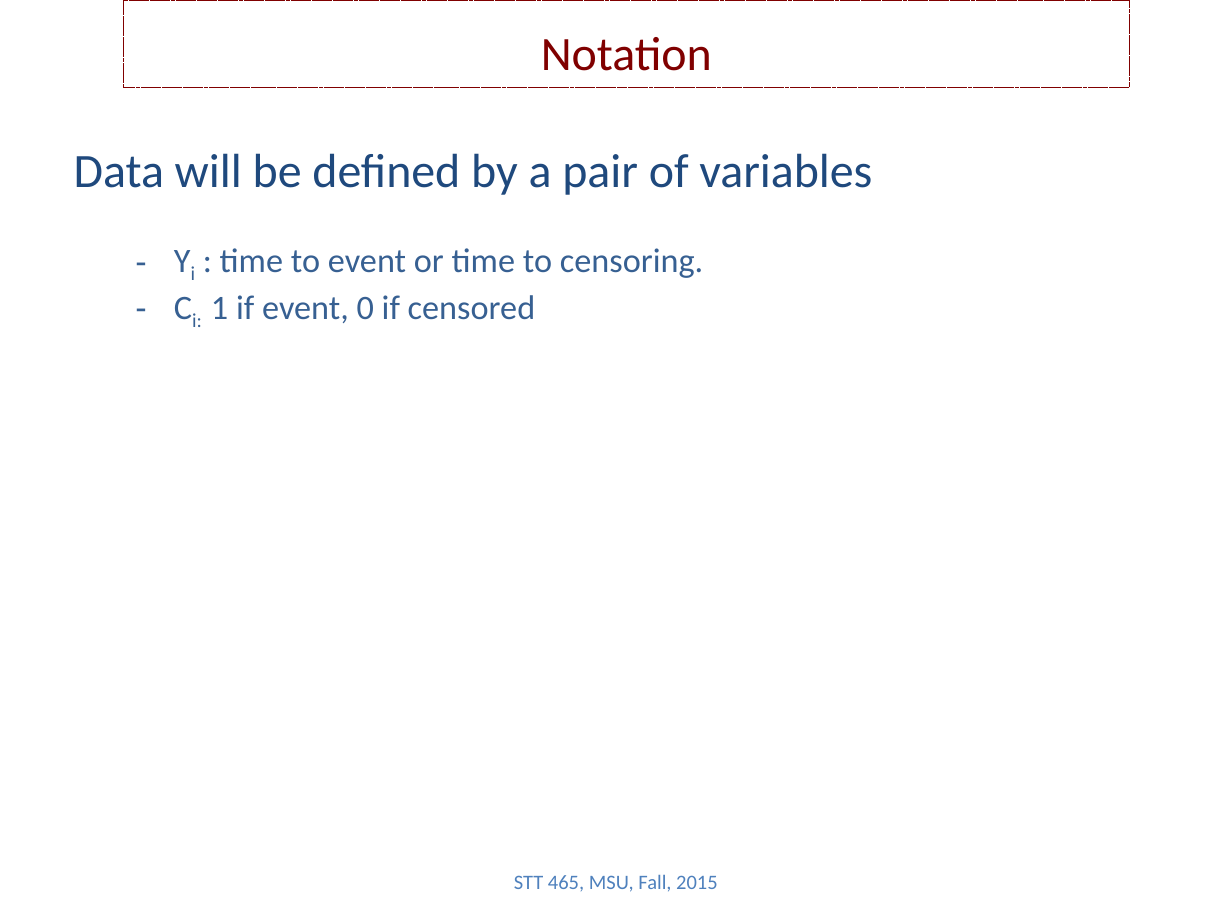
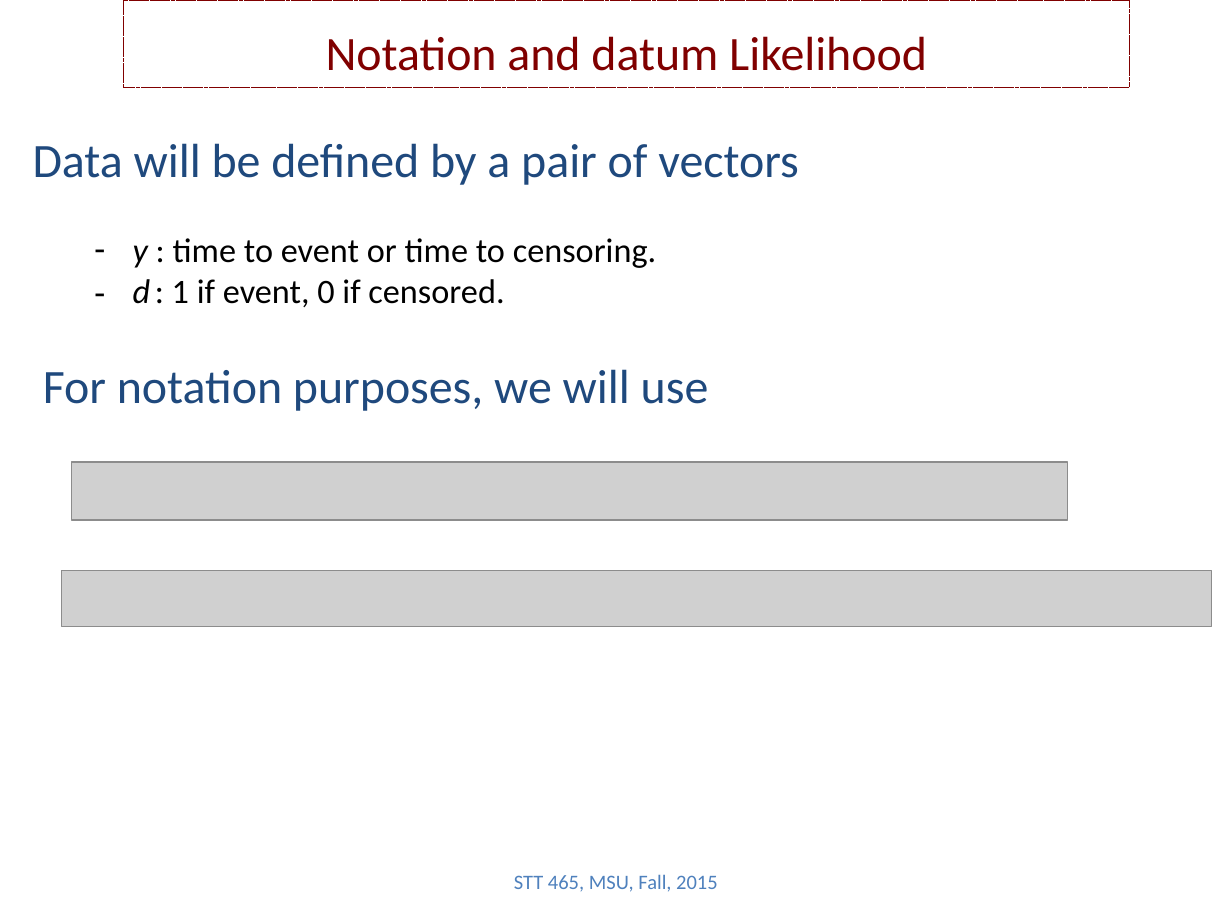
Before and after one commit to Boukos/STT465, a slide deck: slide 4 of STT465_14.pptx. Drawn at 1232x924 pixels with LibreOffice and Linux fonts; fonts in the diff are those of the drawing; grey boxes stand for pictures. Boxes give left, top, right and bottom in pixels: in the first picture for what was removed or moved away, otherwise in the second. Text is boxed around its words. In the diff, an @@ line names an element or a change of style, - is before the commit and + after.

```diff
--- a/STT465_14.pptx
+++ b/STT465_14.pptx
@@ text in rectangle at <box>326,36,927,71</box>: text changed @@
-Notation
+Notation and datum Likelihood
@@ text at <box>33,143,799,307</box>: text changed; text colour #376092 to #000000 @@
-Data will be defined by a pair of variables
-  – Yi : time to event or time to censoring.
-  – Ci: 1 if event, 0 if censored
+Data will be defined by a pair of vectors
+  – y : time to event or time to censoring.
+  – d : 1 if event, 0 if censored.
@@ text added at <box>43,369,709,411</box>, 28 pt, text #1F497D @@
+For notation purposes, we will use
@@ picture added at <box>71,462,1067,520</box> @@
@@ picture added at <box>62,570,1211,626</box> @@
```
Also in this commit, not shown: 2 other slides changed, 3 slides added, 1 other file.
